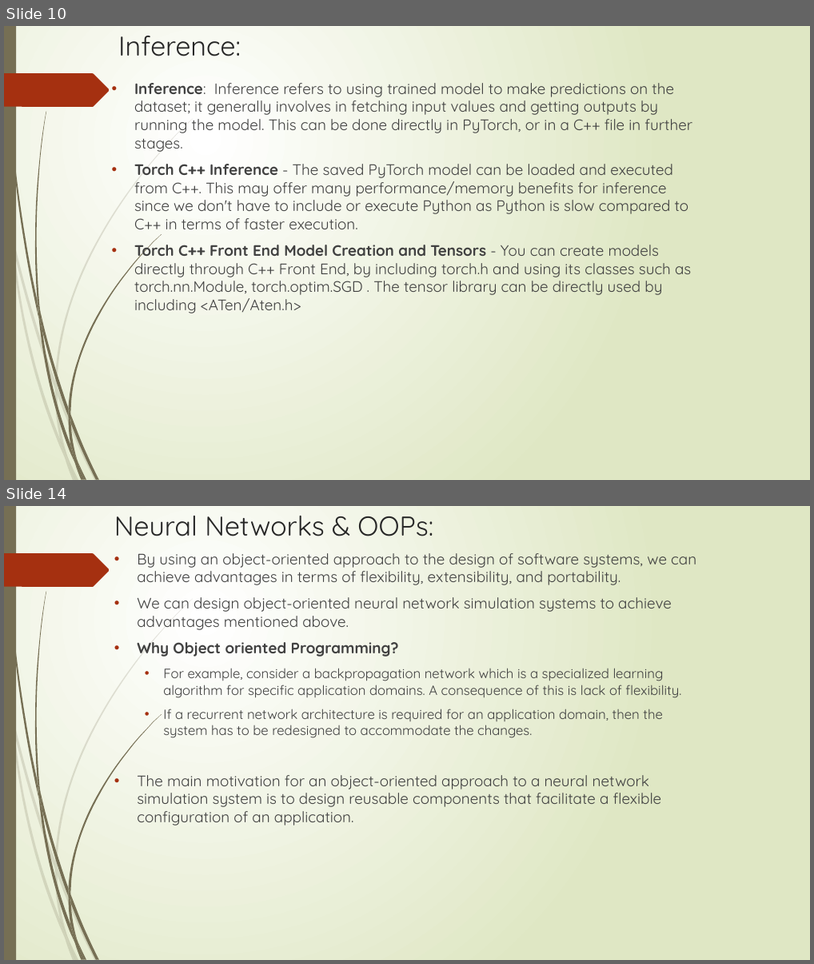
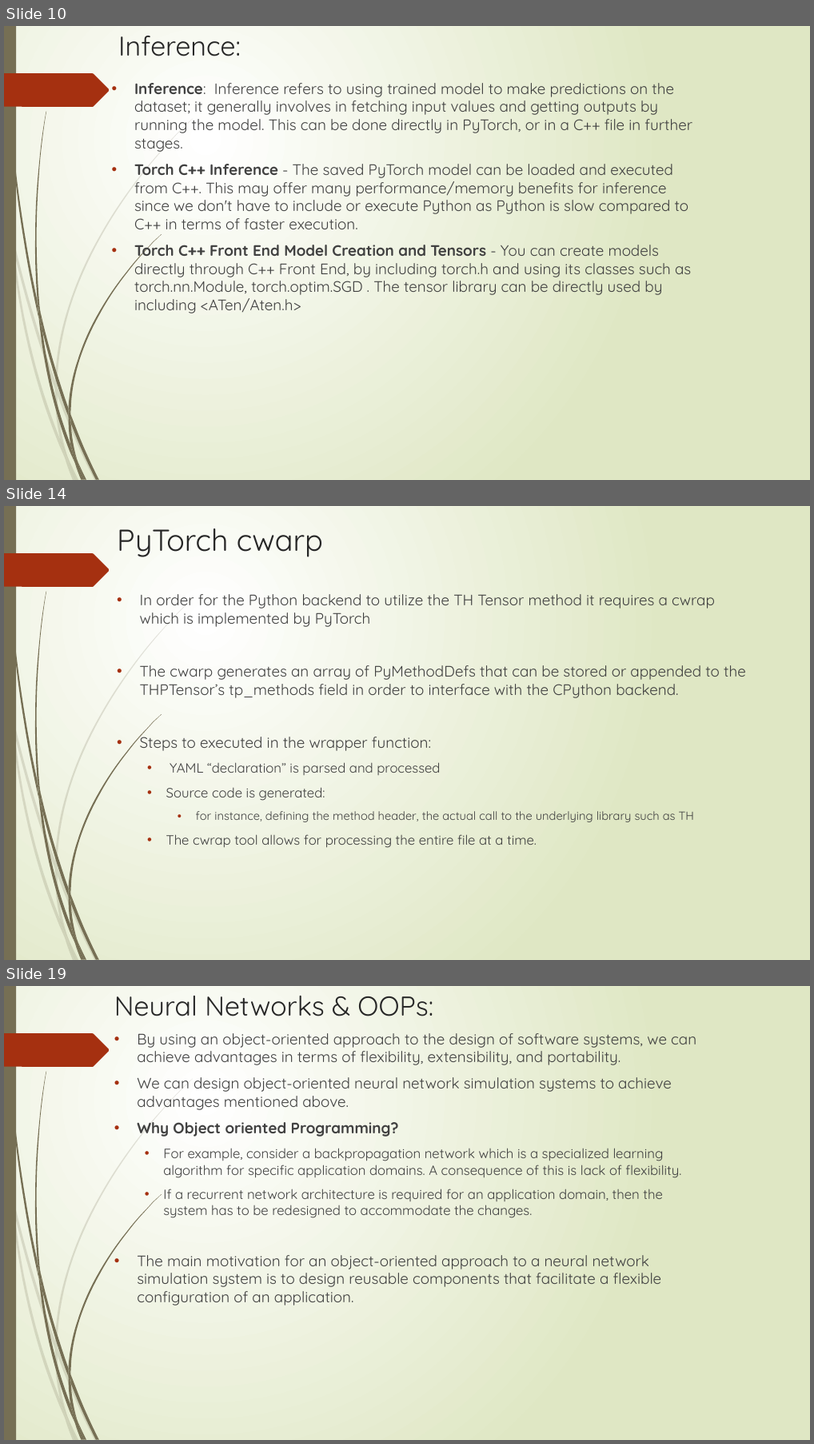
Before and after one commit to DivJAth/OOADPytorch, a slide deck: Grad_Presentation.pptx. Shown one above the other, each under a label of ours: slides 10 and 14 before the commit, slides 10, 14 and 19 after it; the slides between them are not shown. The pictures are 814x964 and 814x1444 pixels, drawn with LibreOffice and Linux fonts; fonts in the diff are those of the drawing. Boxes give left, top, right and bottom in pixels: in the first picture for what was removed or moved away, otherwise in the second. Text is boxed around its words. In the diff, an @@ line names an element or a change of style, - is before the commit and + after.

```diff
--- a/Grad_Presentation.pptx
+++ b/Grad_Presentation.pptx
@@ slide 14 added at (4,506,810,960), background gradient #FFFFFF to #DFE8C4; not listed: 24 template elements that a slide beside it also shows @@
@@ title added at (117,528,323,557), 36 pt, text #262626 @@
+PyTorch cwarp
@@ text added at (140,594,746,848), 18 pt, text #404040 @@
+• In order for the Python backend to utilize the TH Tensor method it requires a cwrap which is implemented by PyTorch
+• The cwarp generates an array of PyMethodDefs that can be stored or appended to the THPTensor’s tp_methods field in order to interface with the CPython backend.
+• Steps to executed in the wrapper function:
+  • YAML “declaration” is parsed and processed
+  • Source code is generated:
+    • for instance, defining the method header, the actual call to the underlying library such as TH
+  • The cwrap tool allows for processing the entire file at a time.
@@ what was slide 14 is now slide 19 @@
```
Also in this commit, not shown: 2 slides changed, 8 other slides added, 2 slides removed, 1 other file.
